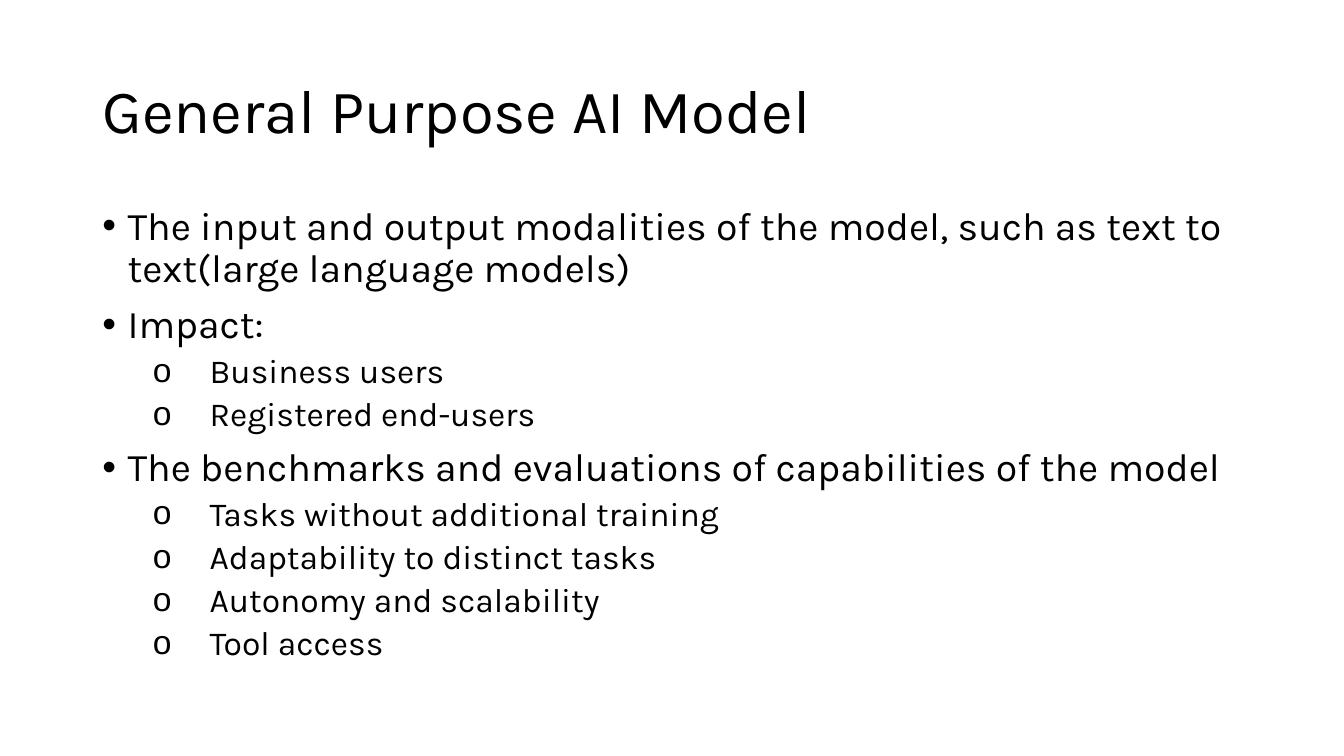
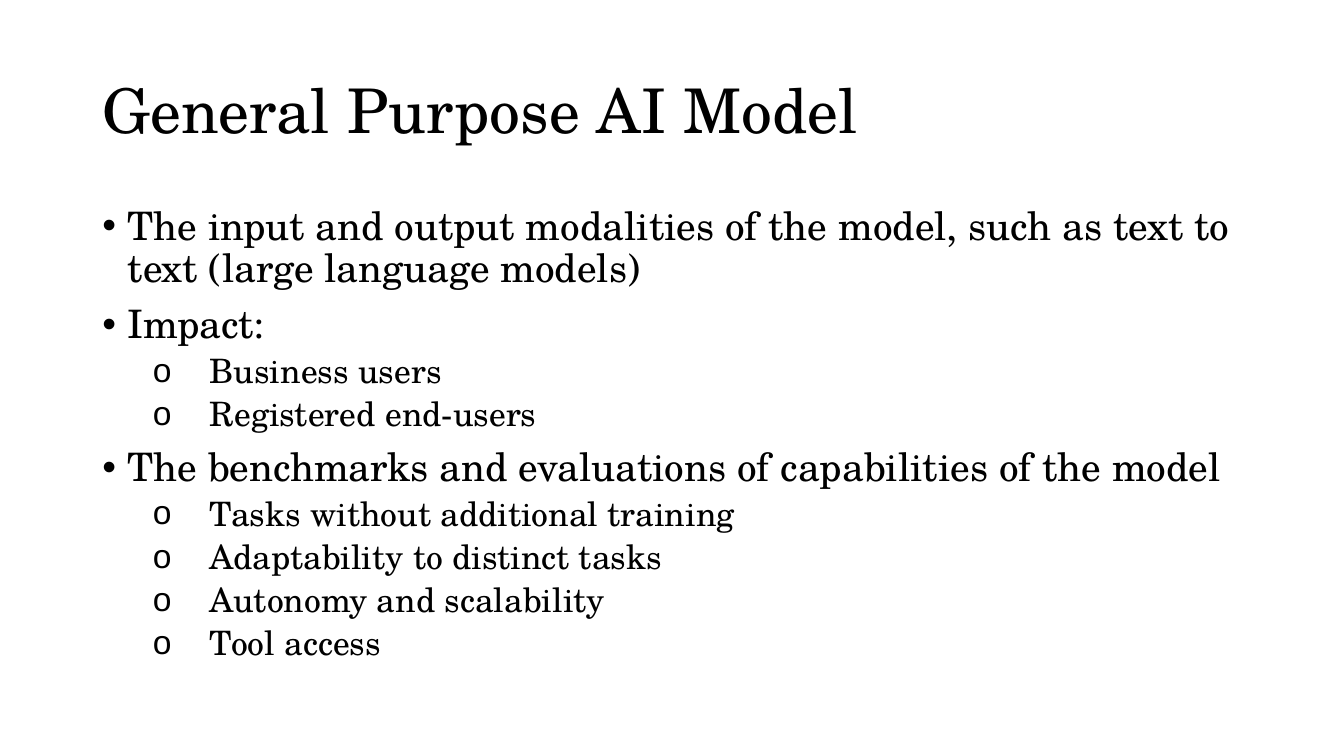
Before and after one commit to acceleratescience/large-language-models, a slide deck: slide 16 of slides/flsg/1-intro-flsg.pptx (slide 15 before the commit). Drawn at 1344x756 pixels with LibreOffice and Linux fonts; fonts in the diff are those of the drawing; background and template pictures are left out. Boxes give left, top, right and bottom in pixels: in the first picture for what was removed or moved away, otherwise in the second. Text is boxed around its words. In the diff, an @@ line names an element or a change of style, - is before the commit and + after.

```diff
--- a/slides/flsg/1-intro-flsg.pptx
+++ b/slides/flsg/1-intro-flsg.pptx
@@ title "General Purpose AI Model" at <box>102,87,858,146</box>: font Karla to TeX Gyre Schola @@
@@ text at <box>128,211,1229,290</box>: text changed; font Karla to TeX Gyre Schola @@
-• The input and output modalities of the model, such as text to text(large language models)
+• The input and output modalities of the model, such as text to text (large language models)
@@ text at <box>128,309,1221,656</box>: font Karla to TeX Gyre Schola in "Impact:", "Business users", "Registered end-users", "The benchmarks and evaluations of capabilities of ..." and 4 more places @@
```
Also in this commit, not shown: 17 other slides changed, 1 slide added, 1 other file.
